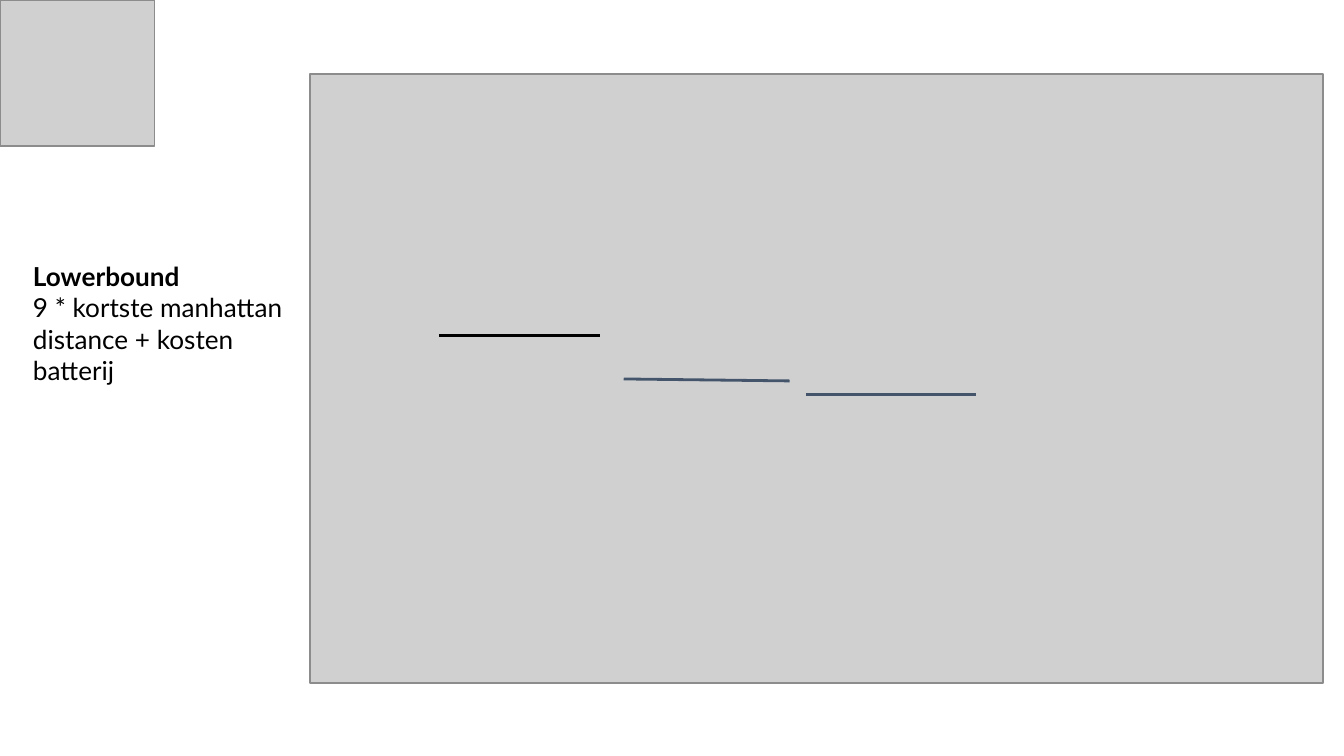
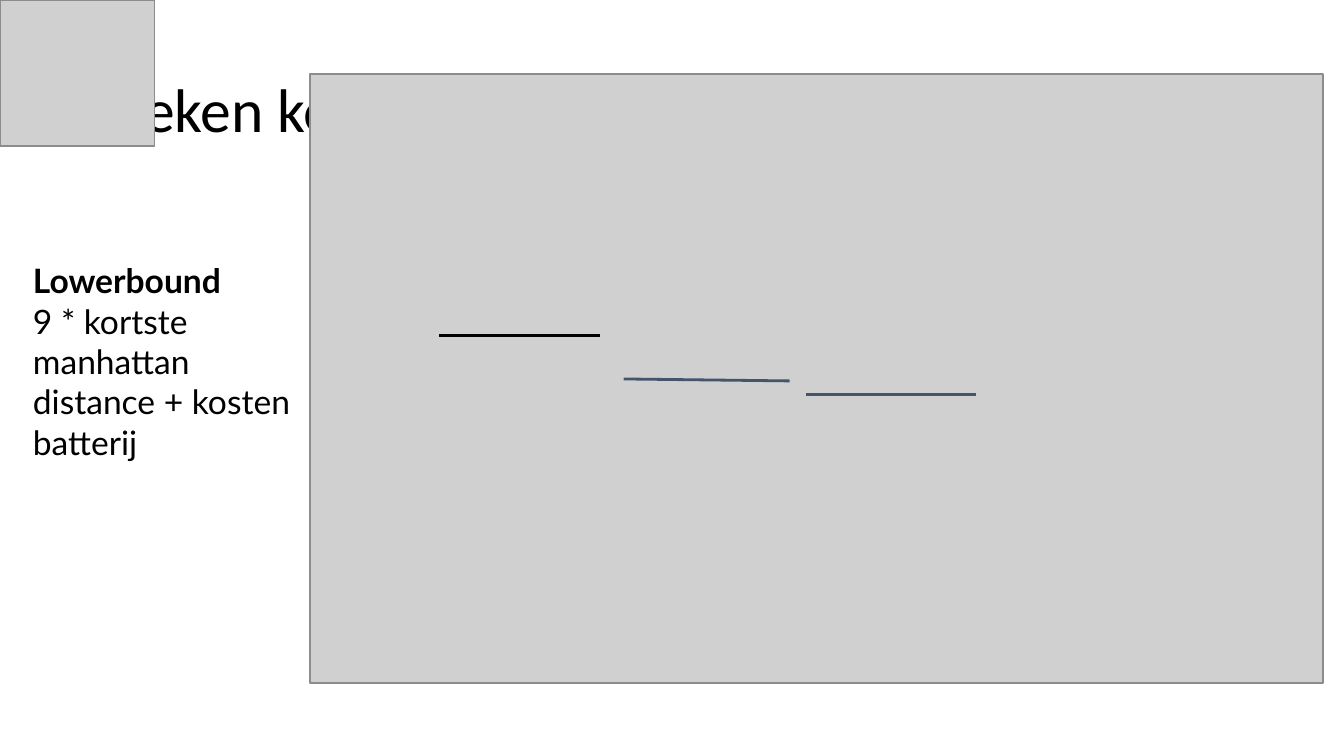
Before and after one commit to yoghurthoek/sunny_storage, a slide deck: slide 12 of Presentations/Presentatie 6 vrijdag 24 mei (eindpresentatie).pptx. Drawn at 1344x756 pixels with LibreOffice and Linux fonts; fonts in the diff are those of the drawing; grey boxes stand for pictures. Boxes give left, top, right and bottom in pixels: in the first picture for what was removed or moved away, otherwise in the second. Text is boxed around its words. In the diff, an @@ line names an element or a change of style, - is before the commit and + after.

Commit message:
style

```diff
--- a/Presentations/Presentatie 6 vrijdag 24 mei (eindpresentatie).pptx
+++ b/Presentations/Presentatie 6 vrijdag 24 mei (eindpresentatie).pptx
@@ title added at box(59, 73, 845, 148), 33 pt, text #000000 @@
+Bereken kosten en optimaliseer
@@ text "Lowerbound" at box(33, 268, 290, 461): size 14 to 18 pt @@
```
Also in this commit, not shown: 17 other slides changed, 1 slide added, 1 slide removed.
